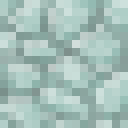
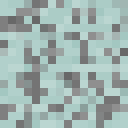
The second 128 x 128 image is a revision of the first. Changes to its layers:
hid "Layer 3" over (x1=0, y1=0, x2=128, y2=128)
showed "Layer 0" over (x1=0, y1=0, x2=128, y2=128)
